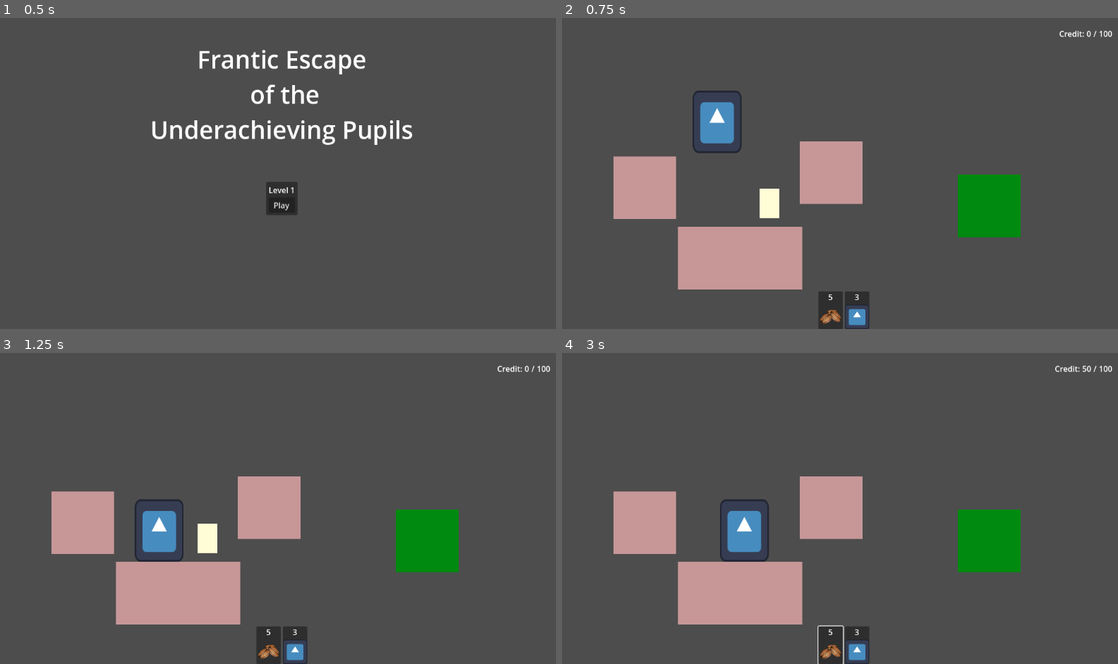
Above: before the commit, frames 1-4 (two rows, left to right).
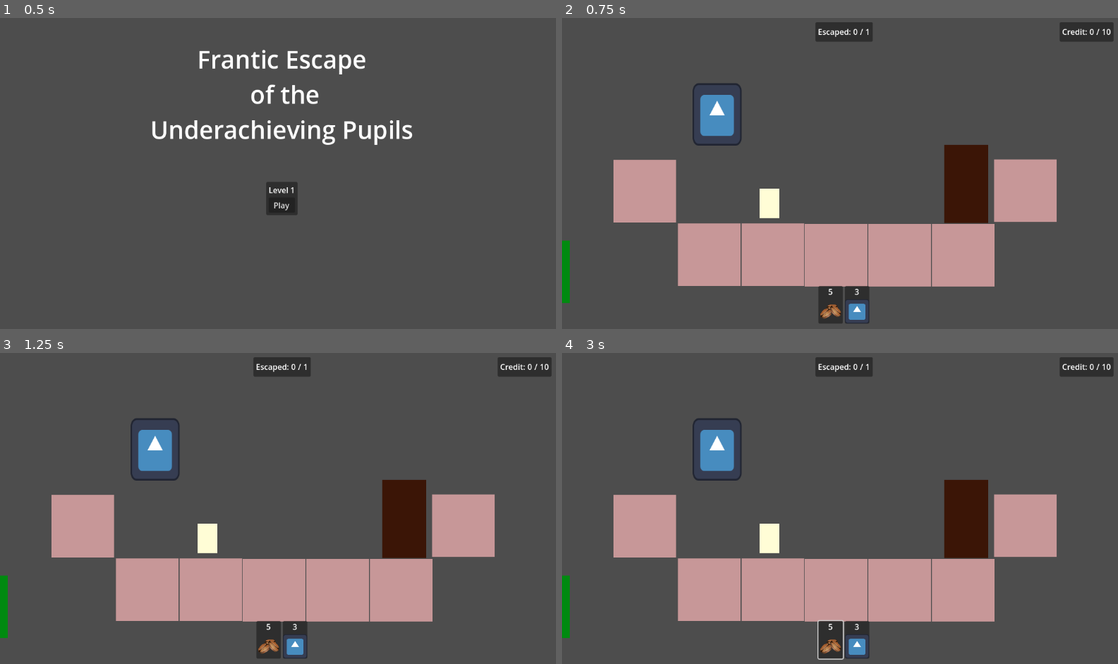
Above: after the commit, the same moments.

Repository: Guilherme-Soares-Sequeira/feup-ddjd-preliminary
Game: Godot game, scene res://scenes/game.tscn
Two runs of this game, one before a commit and one after it. Both use one fixed random seed, a clock stepped at 60 frames per second and the inputs below. The engine's default icon, where the game draws it, is replaced by a stand-in: a white triangle on a blue panel in a dark square.
Inputs (mouse positions are in pixels of both pictures, inside the frame that each line leads up to; where the layout moved, square brackets give the same spot in the first picture):
- Up to frame 1 (0.5 s): no input
- Up to frame 2 (0.75 s): click "Play" at 0.5 s
- Up to frame 3 (1.25 s): no input
- Up to frame 4 (3 s): click (828, 639) [828, 645] at 1.25 s; click (856, 639) [856, 645] at 2 s; click (828, 639) [828, 645] at 2.75 s

Frame 1 is identical in both runs. In frame 2, 17% of the frame differs, in the area x 0-100%, y 1-100%; in frame 3, 19%; in frame 4, 19%.

Commit message:
Finished level system, main menu and UI

Diff:
--- a/scenes/exit.tscn
+++ b/scenes/exit.tscn
@@ -20,6 +20,7 @@
 [node name="Sprite2D" type="Sprite2D" parent="."]
 
 [node name="MeshInstance2D" type="MeshInstance2D" parent="Sprite2D"]
+unique_name_in_owner = true
 modulate = Color(0.231373, 0.0823529, 0.0235294, 1)
 position = Vector2(0, -80)
 mesh = SubResource("QuadMesh_pfi3a")
--- a/scenes/hud.tscn
+++ b/scenes/hud.tscn
@@ -22,8 +22,9 @@
 anchor_right = 0.5
 anchor_bottom = 1.0
 offset_left = -52.0
-offset_top = -77.0
+offset_top = -88.0
 offset_right = 52.0
+offset_bottom = -11.0
 grow_horizontal = 2
 grow_vertical = 0
 alignment = 1
@@ -76,33 +77,82 @@
 flat = true
 icon_alignment = 1
 
-[node name="HBoxContainer2" type="HBoxContainer" parent="."]
+[node name="PanelContainer" type="PanelContainer" parent="."]
 layout_mode = 1
 anchors_preset = 1
 anchor_left = 1.0
 anchor_right = 1.0
-offset_left = -67.0
-offset_top = 24.0
-offset_right = -27.0
-offset_bottom = 64.0
+offset_left = -116.0
+offset_top = 20.0
+offset_right = -25.0
+offset_bottom = 60.0
 grow_horizontal = 0
+
+[node name="MarginContainer" type="MarginContainer" parent="PanelContainer"]
+layout_mode = 2
+theme_override_constants/margin_left = 5
+theme_override_constants/margin_top = 5
+theme_override_constants/margin_right = 5
+theme_override_constants/margin_bottom = 5
+
+[node name="HBoxContainer2" type="HBoxContainer" parent="PanelContainer/MarginContainer"]
+layout_mode = 2
 alignment = 1
 
-[node name="Label" type="Label" parent="HBoxContainer2"]
+[node name="Label" type="Label" parent="PanelContainer/MarginContainer/HBoxContainer2"]
 layout_mode = 2
 text = "Credit:"
 
-[node name="CurrentCredit" type="Label" parent="HBoxContainer2"]
+[node name="CurrentCredit" type="Label" parent="PanelContainer/MarginContainer/HBoxContainer2"]
 unique_name_in_owner = true
 layout_mode = 2
 text = "0
 "
 
-[node name="Label3" type="Label" parent="HBoxContainer2"]
+[node name="Label3" type="Label" parent="PanelContainer/MarginContainer/HBoxContainer2"]
 layout_mode = 2
 text = "/"
 
-[node name="NeededCredit" type="Label" parent="HBoxContainer2"]
+[node name="NeededCredit" type="Label" parent="PanelContainer/MarginContainer/HBoxContainer2"]
+unique_name_in_owner = true
+layout_mode = 2
+text = "0"
+
+[node name="PanelContainer2" type="PanelContainer" parent="."]
+layout_mode = 1
+anchors_preset = 5
+anchor_left = 0.5
+anchor_right = 0.5
+offset_left = -53.5
+offset_top = 20.0
+offset_right = 53.5
+offset_bottom = 60.0
+grow_horizontal = 2
+
+[node name="MarginContainer" type="MarginContainer" parent="PanelContainer2"]
+layout_mode = 2
+theme_override_constants/margin_left = 5
+theme_override_constants/margin_top = 5
+theme_override_constants/margin_right = 5
+theme_override_constants/margin_bottom = 5
+
+[node name="HBoxContainer" type="HBoxContainer" parent="PanelContainer2/MarginContainer"]
+layout_mode = 2
+
+[node name="Label" type="Label" parent="PanelContainer2/MarginContainer/HBoxContainer"]
+layout_mode = 2
+text = "Escaped:"
+
+[node name="CurrentEscaped" type="Label" parent="PanelContainer2/MarginContainer/HBoxContainer"]
+unique_name_in_owner = true
+layout_mode = 2
+text = "0"
+
+[node name="Label3" type="Label" parent="PanelContainer2/MarginContainer/HBoxContainer"]
+layout_mode = 2
+text = "/"
+
+[node name="NeededEscape" type="Label" parent="PanelContainer2/MarginContainer/HBoxContainer"]
 unique_name_in_owner = true
 layout_mode = 2
 text = "0"
--- a/scenes/level_1.tscn
+++ b/scenes/level_1.tscn
@@ -1,37 +1,51 @@
-[gd_scene load_steps=6 format=3 uid="uid://wrsfp2i3ufvb"]
+[gd_scene load_steps=7 format=3 uid="uid://wrsfp2i3ufvb"]
 
 [ext_resource type="PackedScene" uid="uid://b0okpbjwmpflm" path="res://scenes/level.tscn" id="1_mouc3"]
 [ext_resource type="PackedScene" uid="uid://d1tk2rq35fbjq" path="res://scenes/lemming.tscn" id="2_usaqe"]
 [ext_resource type="PackedScene" uid="uid://flqaghxygak8" path="res://scenes/cheatsheet.tscn" id="2_xw5sk"]
 [ext_resource type="PackedScene" uid="uid://bg6q1pcf355lh" path="res://scenes/block.tscn" id="3_sbquf"]
 [ext_resource type="PackedScene" uid="uid://ckyfsfegx2hhi" path="res://scenes/grass.tscn" id="4_gb5ca"]
+[ext_resource type="PackedScene" uid="uid://dyarfwqjb45jb" path="res://scenes/exit.tscn" id="6_8xxrf"]
 
-[node name="level1" node_paths=PackedStringArray("cheatsheets", "lemmings") instance=ExtResource("1_mouc3")]
+[node name="level1" node_paths=PackedStringArray("exit", "cheatsheets", "lemmings") instance=ExtResource("1_mouc3")]
+exit = NodePath("Exit/Exit2")
 cheatsheets = [NodePath("Cheatsheets/Cheatsheet")]
-lemmings = []
-needed_credit = 100
+lemmings = [NodePath("Lemmings/Lemming")]
+needed_credit = 10
 initial_coffees = 5
 initial_debugs = 3
 
 [node name="Cheatsheet" parent="Cheatsheets" index="0" instance=ExtResource("2_xw5sk")]
 position = Vector2(424, 391)
-credit_score = 50
+credit_score = 20
+
+[node name="Exit2" parent="Exit" index="0" instance=ExtResource("6_8xxrf")]
+position = Vector2(826, 431)
 
 [node name="Lemming" parent="Lemmings" index="0" node_paths=PackedStringArray("level") instance=ExtResource("2_usaqe")]
 position = Vector2(317, 209)
 level = NodePath("../..")
 
-[node name="StaticBody2D2" parent="Terrain" index="0" instance=ExtResource("3_sbquf")]
-position = Vector2(427, 503)
+[node name="StaticBody2D5" parent="Terrain" index="0" instance=ExtResource("3_sbquf")]
+position = Vector2(560, 497)
 
-[node name="StaticBody2D" parent="Terrain" index="1" instance=ExtResource("3_sbquf")]
-position = Vector2(301, 503)
+[node name="StaticBody2D2" parent="Terrain" index="1" instance=ExtResource("3_sbquf")]
+position = Vector2(431, 496)
 
-[node name="StaticBody2D3" parent="Terrain" index="2" instance=ExtResource("3_sbquf")]
-position = Vector2(550, 328)
+[node name="StaticBody2D" parent="Terrain" index="2" instance=ExtResource("3_sbquf")]
+position = Vector2(301, 496)
 
-[node name="StaticBody2D4" parent="Terrain" index="3" instance=ExtResource("3_sbquf")]
-position = Vector2(169, 359)
+[node name="StaticBody2D3" parent="Terrain" index="3" instance=ExtResource("3_sbquf")]
+position = Vector2(947, 365)
+
+[node name="StaticBody2D4" parent="Terrain" index="4" instance=ExtResource("3_sbquf")]
+position = Vector2(169, 366)
+
+[node name="StaticBody2D6" parent="Terrain" index="5" instance=ExtResource("3_sbquf")]
+position = Vector2(690, 497)
+
+[node name="StaticBody2D7" parent="Terrain" index="6" instance=ExtResource("3_sbquf")]
+position = Vector2(820, 497)
 
 [node name="Grass" parent="." index="4" instance=ExtResource("4_gb5ca")]
-position = Vector2(873, 396)
+position = Vector2(-48, 531)
--- /dev/null
+++ b/scripts/LemmingStateMachine/States/Asleep.gd
@@ -0,0 +1,14 @@
+extends State
+class_name AsleepState
+
+func update():
+	pass
+
+func physics_update(delta: float):
+	pass
+
+func onEnter():
+	lemming.set_speed(0)
+
+func onExit():
+	pass
--- a/scripts/LemmingStateMachine/States/WalkingState.gd
+++ b/scripts/LemmingStateMachine/States/WalkingState.gd
@@ -1,11 +1,5 @@
 extends State
 class_name WalkingState
-
-#func _init(lemming: Lemming) -> void:
-#	super(lemming)
-
-func handle_left_click():
-	exit_state.emit(JumpingState.new(lemming)) # place holder, test
 
 func jump_or_turn() -> bool:
 	if (lemming.direction.x > 0):
--- a/scripts/exit.gd
+++ b/scripts/exit.gd
@@ -1,13 +1,19 @@
 class_name Exit extends Area2D
+
+signal lemming_exited()
 
 # Called when the node enters the scene tree for the first time.
 func _ready():
 	pass # Replace with function body.
 
 func activate():
+	print("exit activated")
 	self.set_collision_mask_value(1, true)
+	%MeshInstance2D.set_modulate(Color(66, 176, 245))
 	# other stuff
 
-func _on_body_entered(_body):
-	print("Exit noticed a body entered!")
-	pass
+func _on_body_entered(body):
+	if not (is_instance_of(body, Lemming)):
+		return
+	self.lemming_exited.emit()
+	body.handle_exit()
--- a/scripts/game.gd
+++ b/scripts/game.gd
@@ -38,6 +38,7 @@
 	self.hud.set_current_credit(0)
 	self.hud.set_current_coffee(level.get_initial_coffees())
 	self.hud.set_current_debug(level.get_initial_debugs())
+	self.hud.set_needed_escape(level.get_needed_escape())
 
 	# Connect level to hud
 	level.update_coffees.connect(self.hud.set_current_coffee)
--- a/scripts/hud.gd
+++ b/scripts/hud.gd
@@ -9,6 +9,8 @@
 @onready var debug_button = %DebugButton
 @onready var current_credit = %CurrentCredit
 @onready var needed_credit = %NeededCredit
+@onready var current_escaped = %CurrentEscaped
+@onready var needed_escape = %NeededEscape
 
 func get_current_credit() -> int:
 	return int(current_credit.text)
@@ -16,11 +18,10 @@
 func set_current_credit(curr_credit: int) -> void:
 	current_credit.text = str(curr_credit)
 
-func get_credit_score() -> int:
+func get_needed_credit() -> int:
 	return int(needed_credit.text)
 
 func set_needed_credit(need_credit: int) -> void:
-	print("called set needed credit with credit = ", need_credit)
 	needed_credit.text = str(need_credit)
 
 func get_current_coffee() -> int:
@@ -29,8 +30,19 @@
 func set_current_coffee(curr_coffee: int) -> void:
 	coffee_label.text = str(curr_coffee)
 
+func get_current_escaped() -> int:
+	return int(current_escaped.text)
+
+func set_current_escaped(new_current: int) -> void:
+	current_escaped.text = str(new_current)
+
+func get_needed_escaped() -> int:
+	return int(needed_escape.text)
+
+func set_needed_escape(new_needed: int) -> void:
+	needed_escape.text = str(new_needed)
+
 func _on_coffee_button_pressed():
-	print("select coffee emitted")
 	select_coffee.emit()
 
 func get_current_debug() -> int:
--- a/scripts/lemming.gd
+++ b/scripts/lemming.gd
@@ -15,13 +15,13 @@
 @export var level: Level
 @export var direction : Vector2 = Vector2(1, 0)
 var is_sleeping = true
-var tool
+var tool = null
 var speed: float = DEFAULT_SPEED
 var jump_force: float = DEFAULT_JUMP_FORCE
 var floating = false;
 var exited_floating = false;
 
-var initial_state: State = WalkingState.new(self)
+var initial_state: State = AsleepState.new(self)
 var state_machine: StateMachine = StateMachine.new(initial_state)
 
 # Signals
@@ -71,6 +71,8 @@
 	if (self.speed > self.DEFAULT_SPEED):
 		self.set_speed(max(self.speed - 200 * delta, self.DEFAULT_SPEED))
 
+# Environment Handlers
+
 func handle_entered_vertical_wind():
 	self.state_machine.handle_entered_vertical_wind()
 
@@ -83,12 +85,10 @@
 func handle_pushed_by_horizontal_wind(horizontal_direction: int, wind_force: int) -> void:
 	self.state_machine.handle_pushed_by_horizontal_wind(horizontal_direction, wind_force)
 
-# Called when the lemming is added to the node tree
-func _ready():
-	main_body.shape.extents = Vector2(WIDTH/2.0, HEIGHT/2.0)
-	scale_sprite()
+func handle_exit():
+	queue_free()
 
-	self.set_pickable(true) # Allows the lemming to be clicked
+# Tools
 
 func is_mouse_left_click(event: InputEvent):
 	if not (event is InputEventMouseButton):
@@ -97,27 +97,25 @@
 	var mouse_event := event as InputEventMouseButton
 	return mouse_event.button_index == MOUSE_BUTTON_LEFT and mouse_event.pressed
 
-func wake_up():
-	self.is_sleeping = false
-	self.state_machine.transition_to(WalkingState.new(self))
+# Handle lemming being clicked with the mouse
+func _on_input_event(_viewport, event, _shape_idx):
+	if not is_mouse_left_click(event):
+		return
+
+	self.apply_tool(self.level.selected_tool)
 
 func apply_tool(new_tool: Level.tools):
-	print("applying tool:")
 	match new_tool:
 		Level.tools.NONE:
-			print("tool was none")
 			pass
 		Level.tools.DEBUG:
-			print("tool was debug")
 
-			if level.current_debugs <= 0:
+			if level.current_debugs <= 0 || self.tool != level.tools.NONE:
 				return
 			self.tool = 1 # Placeholder
 			self.debug_used.emit()
 
 		Level.tools.COFFEE:
-			print("tool was coffee")
-
 			if level.current_coffees <= 0 || not self.is_sleeping:
 				return
 			self.wake_up()
@@ -126,18 +124,9 @@
 	# other logic (update sprite?)
 	return
 
-# Handle lemming being clicked with the mouse
-func _on_input_event(_viewport, event, _shape_idx):
-	if not is_mouse_left_click(event):
-		return
-
-	print("detected left click!")
-
-	if (self.tool != null):
-		return
-
-	print("tool was not null")
-	self.apply_tool(self.level.selected_tool)
+func wake_up():
+	self.is_sleeping = false
+	self.state_machine.transition_to(WalkingState.new(self))
 
 func pass_out():
 	# Create an instance of the PassedOutLemming scene
@@ -151,6 +140,13 @@
 	# Remove the lemming that just passed out
 	self.queue_free()
 
+# Called when the lemming is added to the node tree
+func _ready():
+	main_body.shape.extents = Vector2(WIDTH/2.0, HEIGHT/2.0)
+	scale_sprite()
+
+	self.set_pickable(true) # Allows the lemming to be clicked
+
 func _process(_delta):
 	state_machine.update()
 
--- a/scripts/level.gd
+++ b/scripts/level.gd
@@ -6,31 +6,78 @@
 signal update_debugs(new_num: int)
 signal update_credit(new_num: int)
 
+
+@export var exit: Exit
+@export var cheatsheets: Array[Cheatsheet]
+@export var lemmings: Array[Lemming]
+
+@export var needed_credit: int
+var current_credit: int = 0
+@export var needed_escape: int = 1
+var current_escaped: int = 0
+
+# Number of lemmings that need to escape
+
+func get_needed_escape() -> int:
+	return self.needed_escape
+
+func increase_current_escaped() -> void:
+	self.current_escaped += 1
+
+	if (self.current_escaped >= self.needed_escape):
+		self.level_win.emit()
+
+# TOOLS
+
 enum tools {
 	NONE,
 	COFFEE,
 	DEBUG
 }
 
-@export var exit: Exit
-@export var cheatsheets: Array[Cheatsheet]
-@export var lemmings: Array[Lemming]
-@export var needed_credit: int
+var selected_tool: tools = tools.NONE
 
 @export var initial_coffees: int
 @export var initial_debugs: int
 var current_coffees
 var current_debugs
 
-var current_credit: int = 0
-
-var selected_tool: tools = tools.NONE
-
+## Selects
 func select_coffee():
 	self.selected_tool = tools.COFFEE
 
 func select_debug():
 	self.selected_tool = tools.DEBUG
+
+## Getters
+
+func get_initial_coffees() -> int:
+	return self.initial_coffees
+
+func get_initial_debugs() -> int:
+	return self.initial_debugs
+
+## Setters
+
+func set_current_coffees(new_coffees: int) -> void:
+	self.current_coffees = new_coffees
+	self.update_coffees.emit(self.current_coffees)
+
+func set_current_debugs(new_debugs: int) -> void:
+	self.current_debugs = new_debugs
+	self.update_debugs.emit(self.current_debugs)
+
+## Decreasers
+
+func decrease_current_coffees() -> void:
+	self.current_coffees -= 1
+	self.update_coffees.emit(self.current_coffees)
+
+func decrease_current_debugs() -> void:
+	self.current_debugs -= 1
+	self.update_debugs.emit(self.current_debugs)
+
+# Credit
 
 func increase_credit(credit: int):
 	self.current_credit += credit
@@ -46,11 +93,6 @@
 func get_needed_credit() -> int:
 	return self.needed_credit
 
-func get_initial_coffees() -> int:
-	return self.initial_coffees
-
-func get_initial_debugs() -> int:
-	return self.initial_debugs
 
 # Called when the node enters the scene tree for the first time.
 func _ready():
@@ -59,3 +101,9 @@
 
 	for cs: Cheatsheet in self.cheatsheets:
 		cs.picked_up.connect(increase_credit)
+
+	for lem: Lemming in self.lemmings:
+		lem.coffee_used.connect(self.decrease_current_coffees)
+		lem.debug_used.connect(self.decrease_current_debugs)
+
+	exit.lemming_exited.connect(increase_current_escaped)
